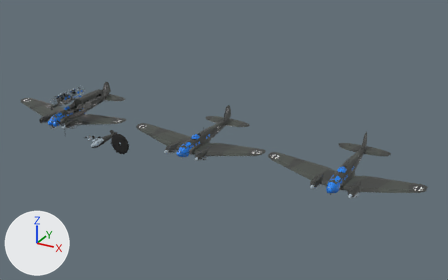
Before and after pictures for a commit that changed the FBX model Assets/1.Sof Objects/Aircrafts/He 111/He 111.fbx.
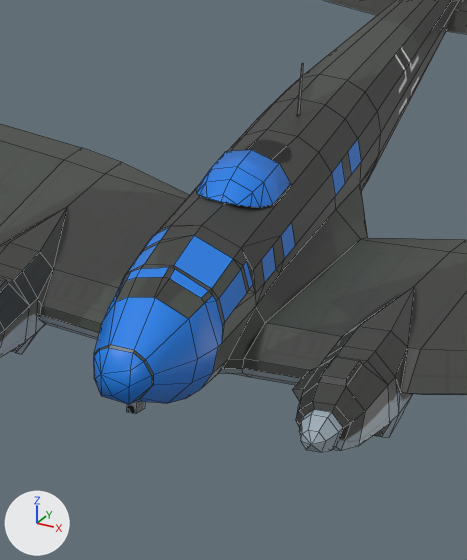
The first picture shows the older version from a 50 mm lens placed at (70.2, -72.0, 38.2), pointed at (28.1, 4.6, -0.1). The close-ups show both versions on the part from 71% to 82% of the width and 54% to 75% of the height of that picture; other places that the commit changed are outside them. Every picture has the same lights, and +X, +Y and +Z are marked at lower left. The close-ups show mesh edges as thin lines. Where no turn or scale is listed for an object, it has been applied to the vertices. Vertices at the same position are counted once.

The first close-up shows 'He 111 H LOD 3'.
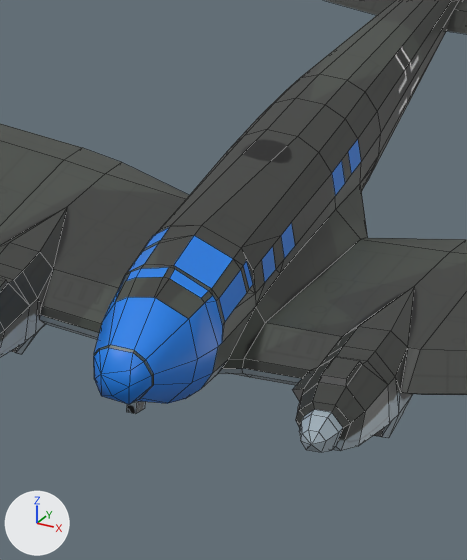
Pixel boxes [x1, y1, x2, y2] of what changed, in the close-ups (467 x 560 px):
part 1 of me_fuselage_fuselage_mesh_017, deleted (blue)
    before: [197, 150, 291, 207]
part 2 of me_fuselage_fuselage_mesh_017, deleted
    before: [297, 63, 304, 116]

What changed in the scene script:
```text
Change me_fuselage_fuselage_mesh_017:
    where me_fuselage_fuselage_mesh_017.from_pydata(...)  # 616 vertices, 644 faces; spans x -11.1..11.1, y -3.4..12.6, z -1.3..2.8
    used by ob_he_111_h_lod_3; location = (48.0, 0.0, 0.0)
    me_fuselage_fuselage_mesh_017 part 1: the loose piece of 21 vertices spanning x -0.6..0.6, y 0.3..1.7, z 0.9..1.4 is deleted
    me_fuselage_fuselage_mesh_017 part 2: the loose piece of 6 vertices spanning x 0.0, y 3.6..3.7, z 1.1..1.9 is deleted
```
